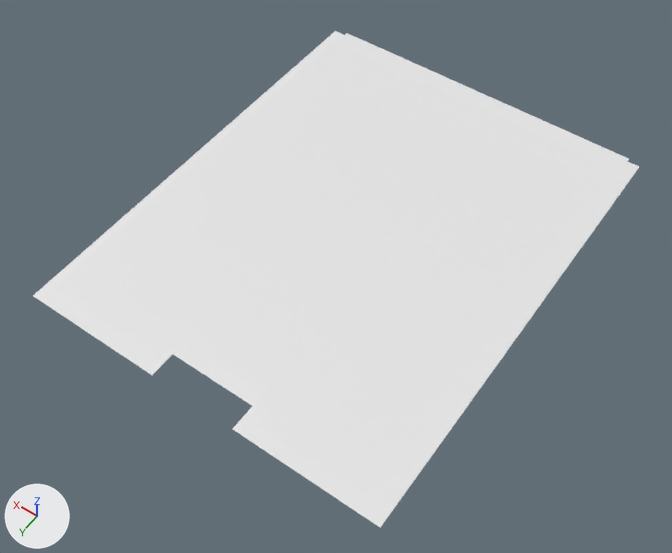
The Blender file garbage-amp/left.blend, before and after one commit.
Before and after are seen from a 50 mm camera at (-34.6, 165.4, 153.5) aimed at (35.7, 66.9, -1.2). Arrows for +X, +Y and +Z are at lower left; the lights stay in place.

The scene before the commit, as lines of its bpy script (objects in view):
```python
me_plane = bpy.data.meshes.new('Plane')
me_plane.from_pydata(...)  # 16 vertices, 4 faces; spans x -3.0..83.0, y 0.0..108.0, z 0.0
ob_plane = bpy.data.objects.new('Plane', me_plane)
ob_plane.location = (0.0, 0.0, 0.0)
```
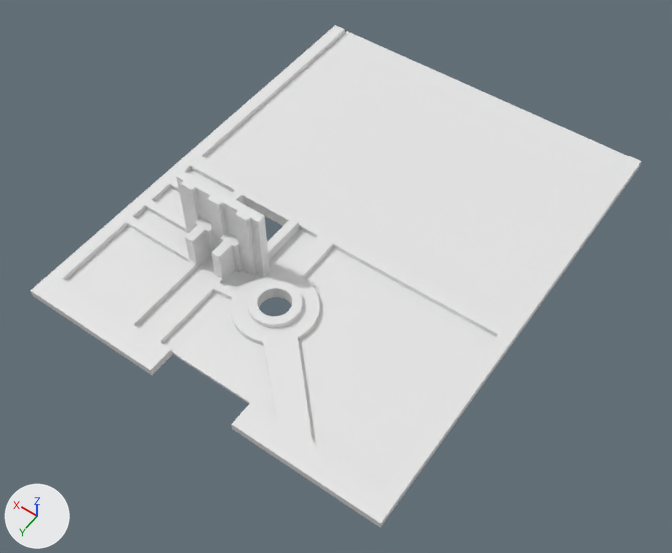
Commit message: Done remaking left panel

Pixel boxes [x1, y1, x2, y2] of what changed, in the pictures (672 x 553 px):
'Plane', reshaped: before [33, 31, 639, 527]; after [30, 25, 642, 527]

The edits, one by one:
me_plane is used by ob_plane; location (0.0, 0.0, 0.0).
me_plane had 16 vertices, 4 faces and spanned x -3.0..83.0, y 0.0..108.0, z 0.0.
me_plane now has 541 vertices, 311 faces and spans x -3.0..83.0, y 0.0..108.0, z 0.0..18.0.
me_plane part 1: 2 vertices removed from x 0.0..80.0, y 102.0, z 0.0; 527 vertices added at x -3.0..83.0, y 0.0..108.0, z 0.0..18.0.
